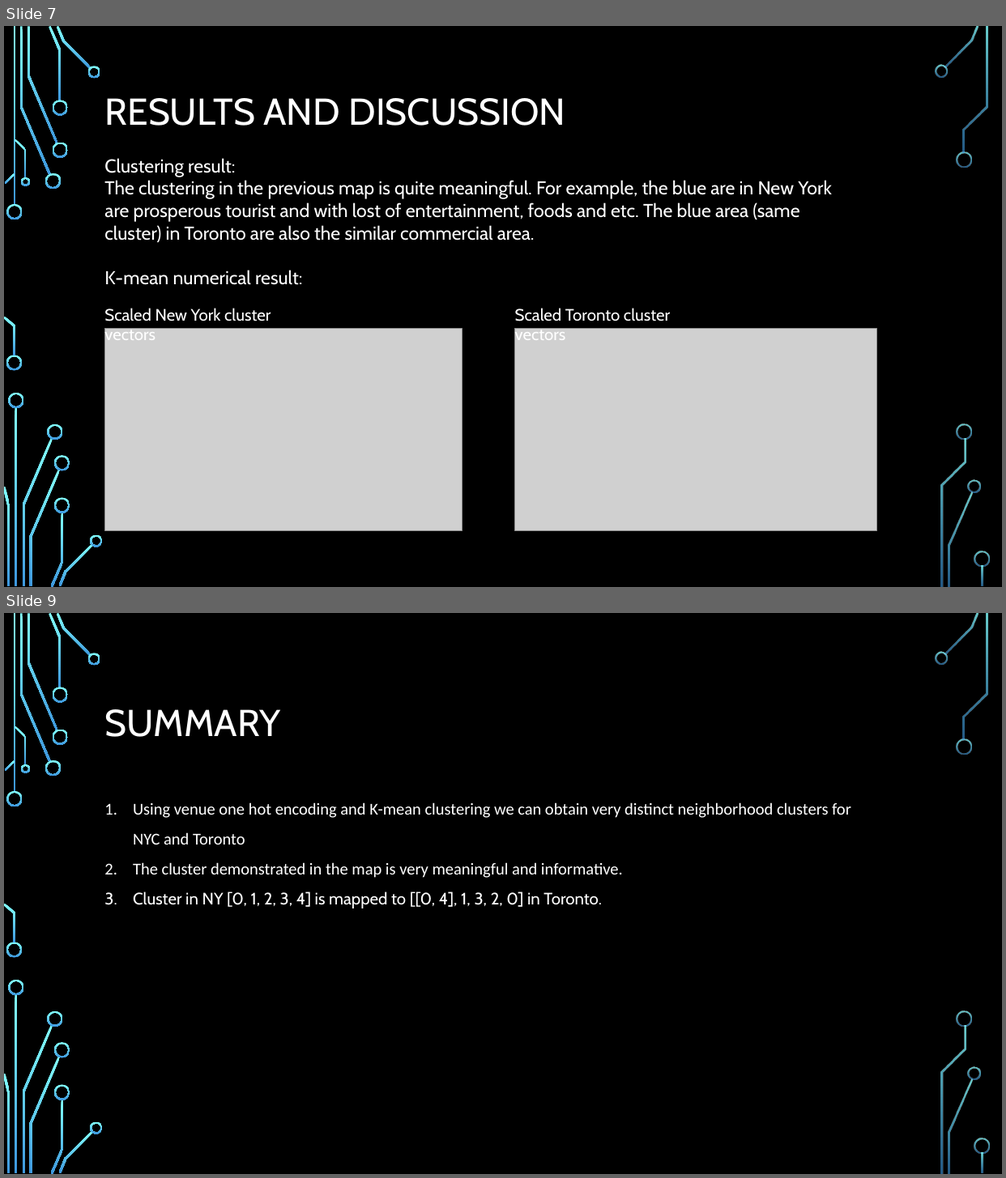
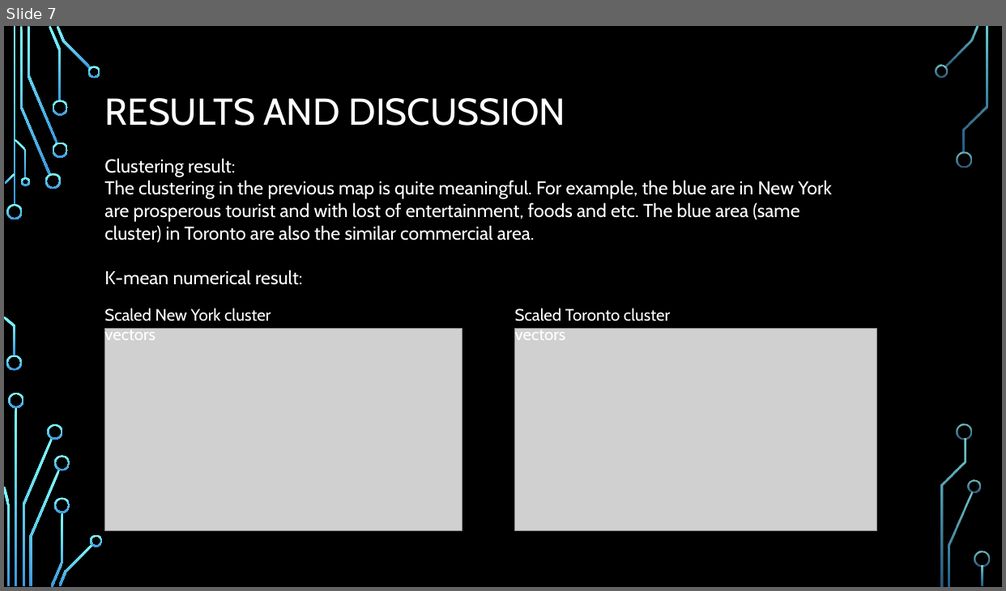
Before and after one commit to water0l/Coursera_Capstone, a slide deck: Capstone Project.pptx. Shown one above the other, each under a label of ours: slides 7 and 9 before the commit, slide 7 after it; the slides between them are not shown. The pictures are 1006x1178 and 1006x591 pixels, drawn with LibreOffice and Linux fonts; fonts in the diff are those of the drawing; grey boxes stand for pictures; background and template pictures are left out. Boxes give left, top, right and bottom in pixels: in the first picture for what was removed or moved away, otherwise in the second. Text is boxed around its words. In the diff, an @@ line names an element or a change of style, - is before the commit and + after.

```diff
--- a/Capstone Project.pptx
+++ b/Capstone Project.pptx
@@ slide 9 removed at (4, 613, 1002, 1174), background picture (left out); not listed: 36 template elements that a slide beside it also shows @@
@@ title removed at (105, 709, 281, 737) @@
-SUMMARY
@@ text removed at (133, 803, 851, 909) @@
-1. Using venue one hot encoding and K-mean clustering we can obtain very distinct neighborhood clusters for NYC and Toronto
-2. The cluster demonstrated in the map is very meaningful and informative.
-3. Cluster in NY [0, 1, 2, 3, 4] is mapped to [[0, 4], 1, 3, 2, 0] in Toronto.
```
Also in this commit, not shown: 1 slide changed, 1 slide added, 2 other files.
